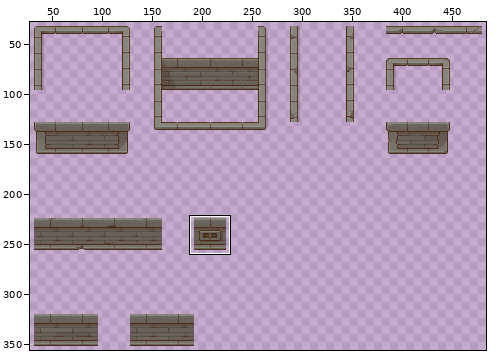
Sprite sheet: Assets/Cainos/Pixel Art Top Down - Basic/Texture/TX Tileset Wall.png. Above, an overview of the earlier version with the close-up marked.
Close-up. Old version:
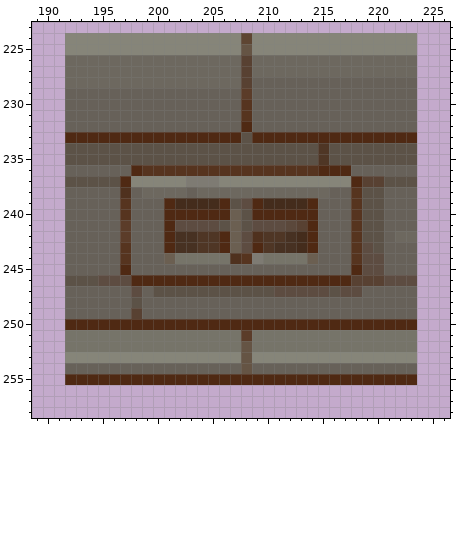
The file is 512x512 pixels. Colours within 5 levels of each other are drawn and written as one. Shown: x 189..226, y 223..258. The wide view leaves out empty margins.
After the commit:
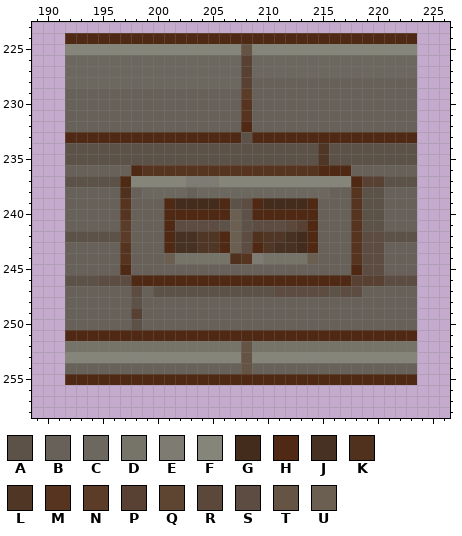
Palette (. is transparent): A #5c5247  B #676159  C #6d685f  D #767469  E #7e7b73  F #868579  G #442c1c  H #4f2913  J #473122  K #4f311e  L #4f3625  M #56341f  N #5b3c29  P #584132  Q #5e4532  R #5b483b  S #5d4c41  T #655444  U #6b5f51
Edits made:
@@ x 189..226 @@
 223 ......................................
-224 ...FFFFFFFFFFFFFFFFQFFFFFFFFFFFFFFF...
+224 ...HHHHHHHHHHHHHHHHHHHHHHHHHHHHHHHH...
 225 ...FFFFFFFFFFFFFFFFTFFFFFFFFFFFFFFF...
@@ x 189..226 @@
 241 ...BBBBBNBBBHSSSSAUASSSRPHBBBMAABBB...
-242 ...BBBBBNBBBHJJLLHUSKLLJGHBBBMAABCC...
-243 ...BBBBBMBBBHJJLLHUSHLJJGHBBBMSABBB...
+242 ...AAAAANBBBHJJLLHUSKLLJGHBBBMSSAAA...
+243 ...BBBBBMBBBHJJLLHUSHLJJGHBBBMSSBBB...
 244 ...BBBBBMBBBUDDDDDKMEDDDDUBBBMSSBBB...
@@ x 189..226 @@
 249 ...BBBBBBPBBBBBBBBBBBBBBBBBBBBBBBBB...
-250 ...HHHHHHHHHHHHHHHHHHHHHHHHHHHHHHHH...
-251 ...DDDDDDDDDDDDDDDDNDDDDDDDDDDDDDDD...
+250 ...BBBBBBABBBBBBBBBBBBBBBBBBBBBBBBB...
+251 ...HHHHHHHHHHHHHHHHHHHHHHHHHHHHHHHH...
 252 ...DDDDDDDDDDDDDDDDTDDDDDDDDDDDDDDD...
Boxes around the changes in both close-ups, in picture pixels (x1, y1, x2, y2):
changed: (65, 33, 417, 44)
changed: (65, 231, 120, 242)
changed: (362, 231, 417, 253)
changed: (65, 319, 417, 341)
